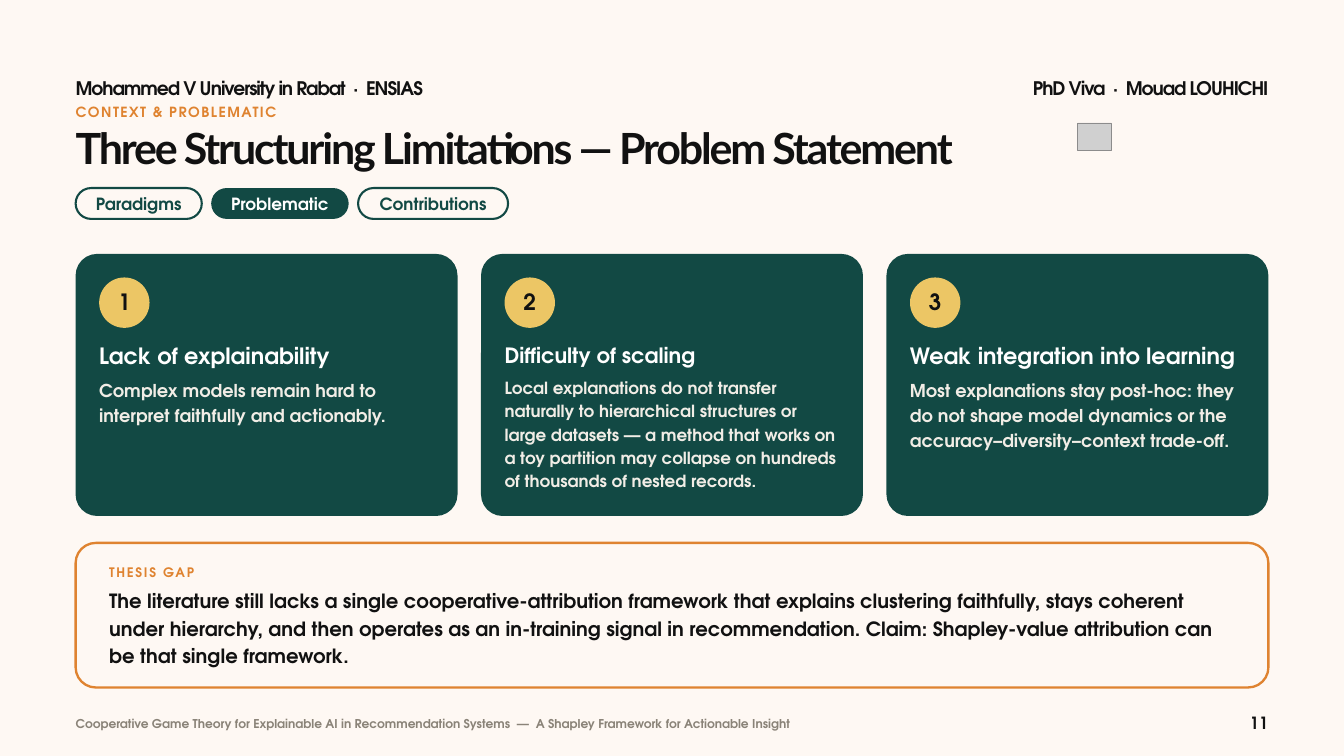
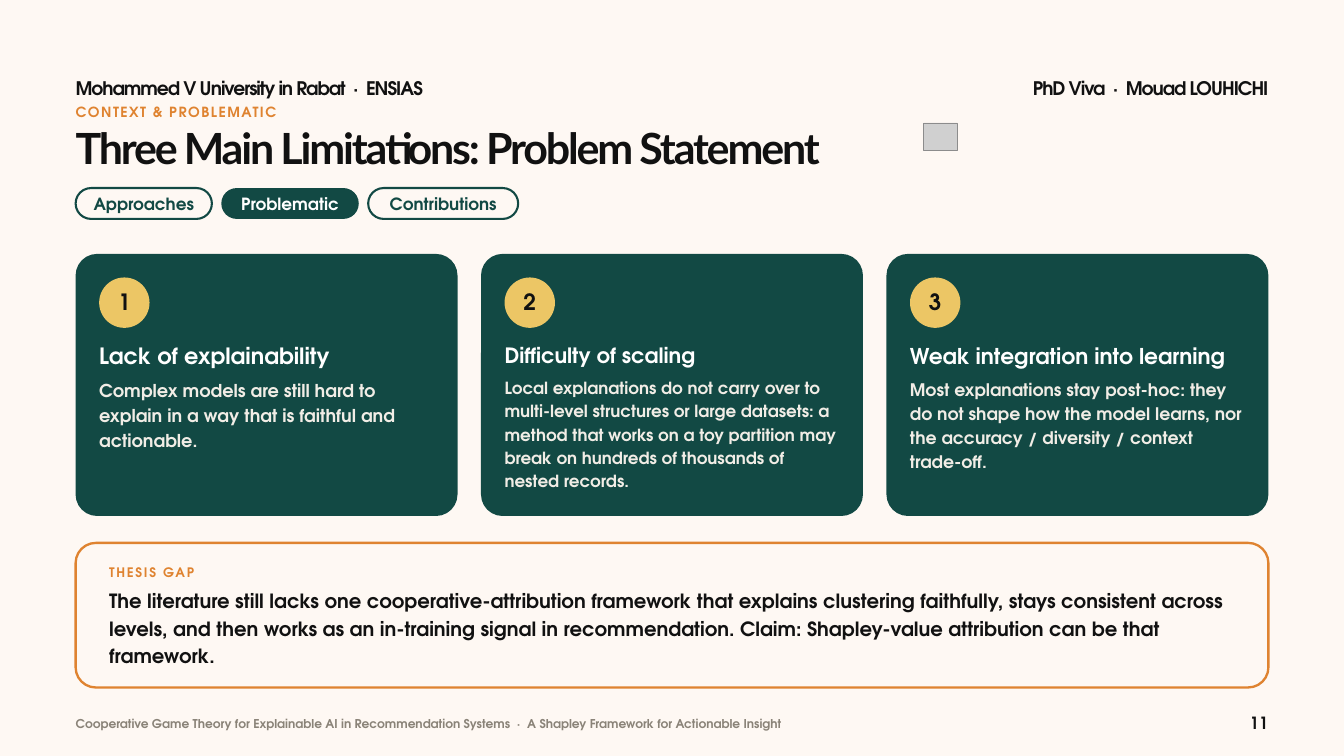
Before and after one commit to mouadlouhichi/phd-prep, a slide deck: slide 11 of try/MOUAD_LOUHICHI_VIVA_40min_BeigeGreen.pptx. Drawn at 1344x756 pixels with LibreOffice and Linux fonts; fonts in the diff are those of the drawing; grey boxes stand for pictures. Boxes give left, top, right and bottom in pixels: in the first picture for what was removed or moved away, otherwise in the second. Text is boxed around its words. In the diff, an @@ line names an element or a change of style, - is before the commit and + after.

```diff
--- a/try/MOUAD_LOUHICHI_VIVA_40min_BeigeGreen.pptx
+++ b/try/MOUAD_LOUHICHI_VIVA_40min_BeigeGreen.pptx
@@ text at box(76, 132, 819, 165): text changed @@
-Three Structuring Limitations — Problem Statement
+Three Main Limitations: Problem Statement
@@ picture: place and size @@
-picture at box(1078, 123, 1111, 151)
+picture at box(924, 123, 958, 151)
@@ rounded rectangle "Approaches": place and size @@
-rounded rectangle "Approaches" at box(75, 188, 202, 219)
+rounded rectangle "Approaches" at box(75, 188, 212, 219)
@@ text in rounded rectangle at box(94, 197, 194, 213): text changed @@
-Paradigms
+Approaches
@@ rounded rectangle "Problematic": place and size @@
-rounded rectangle "Problematic" at box(211, 188, 349, 219)
+rounded rectangle "Problematic" at box(221, 188, 359, 219)
@@ rounded rectangle "Contributions": place and size @@
-rounded rectangle "Contributions" at box(358, 188, 508, 219)
+rounded rectangle "Contributions" at box(368, 188, 518, 219)
@@ text at box(910, 347, 1225, 369): size 24 to 23.3 pt in "Weak integration into learning"; line spacing 30pt to 29.1pt @@
@@ text at box(99, 383, 395, 448): text changed @@
-Complex models remain hard to interpret faithfully and actionably.
+Complex models are still hard to explain in a way that is faithful and actionable.
@@ text at box(505, 381, 836, 487): text changed @@
-Local explanations do not transfer naturally to hierarchical structures or large datasets — a method that works on a toy partition may collapse on hundreds of thousands of nested records.
+Local explanations do not carry over to multi-level structures or large datasets: a method that works on a toy partition may break on hundreds of thousands of nested records.
@@ text at box(910, 382, 1242, 468): text changed; size 19 to 18.4 pt @@
-Most explanations stay post-hoc: they do not shape model dynamics or the accuracy–diversity–context trade-off.
+Most explanations stay post-hoc: they do not shape how the model learns, nor the accuracy / diversity / context trade-off.
@@ text at box(109, 593, 1223, 664): text changed @@
-The literature still lacks a single cooperative-attribution framework that explains clustering faithfully, stays coherent under hierarchy, and then operates as an in-training signal in recommendation. Claim: Shapley-value attribution can be that single framework.
+The literature still lacks one cooperative-attribution framework that explains clustering faithfully, stays consistent across levels, and then works as an in-training signal in recommendation. Claim: Shapley-value attribution can be that framework.
@@ text at box(76, 719, 782, 731): text changed @@
-Cooperative Game Theory for Explainable AI in Recommendation Systems — A Shapley Framework for Actionable Insight
+Cooperative Game Theory for Explainable AI in Recommendation Systems · A Shapley Framework for Actionable Insight
```
Also in this commit, not shown: 62 other slides changed, 4 other files.
